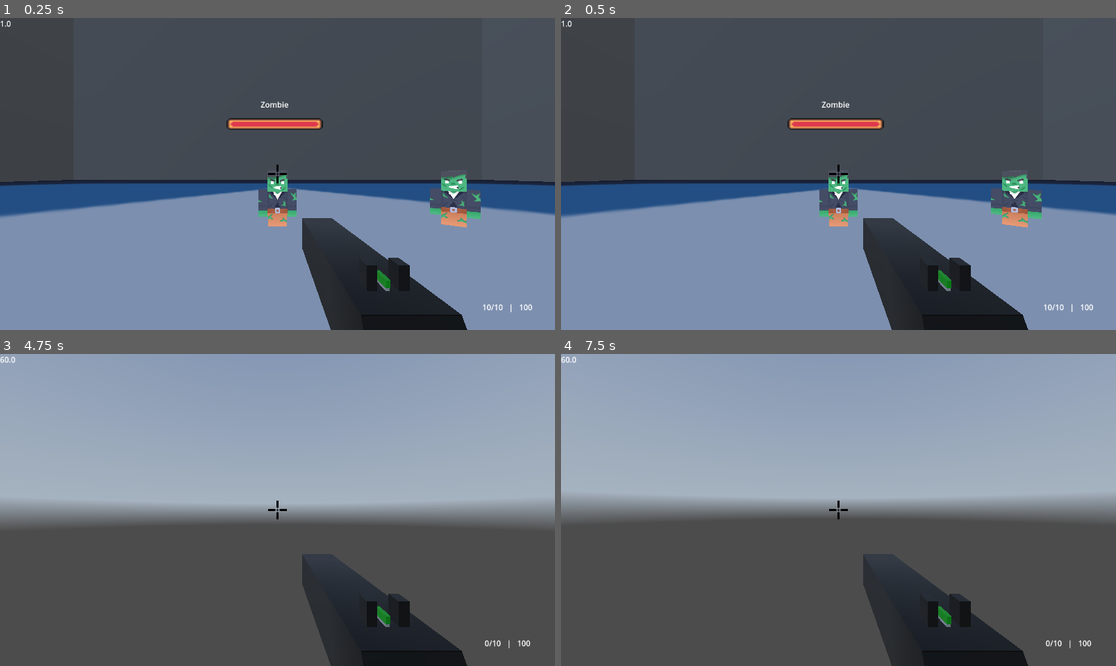
Above: before the commit, frames 1-4 (two rows, left to right).
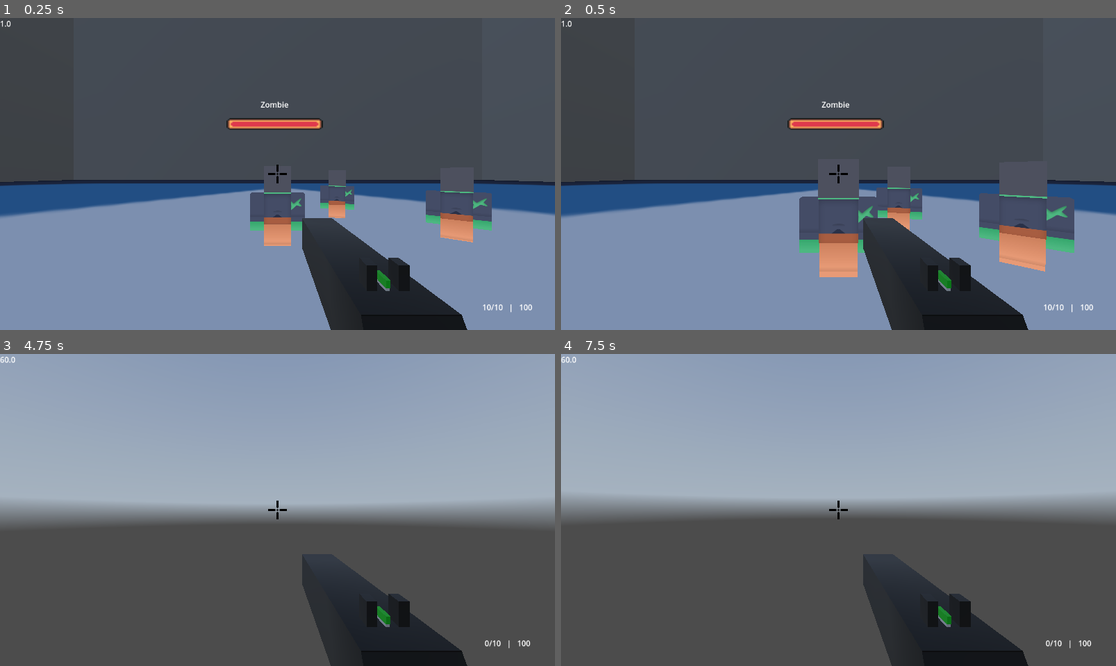
Above: after the commit, the same moments.

Repository: IgorMianowany/LooterShooterScooter
Game: Godot game, scene res://world.tscn
Same seed, same stepped clock (60 frames per second), same inputs: the game is played once before the commit and once after it. The engine's default icon, where the game draws it, is replaced by a stand-in: a white triangle on a blue panel in a dark square. A sky picture missing from this copy of the repository is replaced by a grey-blue gradient.
Inputs (mouse positions are in pixels of both pictures, inside the frame that each line leads up to):
- Up to frame 1 (0.25 s): no input
- Up to frame 2 (0.5 s): no input
- Up to frame 3 (4.75 s): move the mouse to (305, 510) at 0.52 s; press the mouse at (305, 510) at 0.53 s; hold W (forward) from 0.53 s (still down); tap Space (jump) at 0.77, 1.52, 3.02, 3.77, 4.52 s; move the mouse to (249, 510) at 1.27 s; release the mouse at (249, 510) at 1.28 s; click (249, 510) at 1.35 s; move the mouse to (288, 503) at 2.02 s; press the mouse at (288, 503) at 2.03 s; move the mouse to (271, 516) at 2.77 s; release the mouse at (271, 516) at 2.78 s; click (271, 516) at 2.85 s; move the mouse to (316, 513) at 3.52 s; press the mouse at (316, 513) at 3.53 s; move the mouse to (233, 506) at 4.27 s; release the mouse at (233, 506) at 4.28 s; click (233, 506) at 4.35 s
- Up to frame 4 (7.5 s): tap Enter at 5, 6.5 s; move the mouse to (844, 510) at 5.02 s; press the mouse at (844, 510) at 5.03 s; tap Space (jump) at 5.75, 6.02, 6.77, 7.25 s; move the mouse to (816, 503) at 5.77 s; release W (forward) at 5.78 s; release the mouse at (816, 503) at 5.78 s; hold D (right) 5.78-6.53 s; click (816, 503) at 5.85 s; move the mouse to (866, 510) at 6.52 s; press the mouse at (866, 510) at 6.53 s; hold W (forward) from 6.53 s (still down); move the mouse to (810, 510) at 7.27 s; release the mouse at (810, 510) at 7.28 s; click (810, 510) at 7.35 s

The runs differ from the first frame. In frame 1, 3.3% of the frame differs, in the area x 45-89%, y 50-74%; in frame 2, 7.3%, in the area x 42-93%, y 50-84%; in frame 3, less than 0.1%; in frame 4, nothing differs.

Commit message:
added basic enemy colliding

Diff:
--- a/enemy.gd
+++ b/enemy.gd
@@ -3,11 +3,20 @@
 
 var health : float = 100
 var max_health : float = 100
-@export var player : Player
+var player : Player
+var player_in_range : bool = false
+var speed : float = 10
+var move_dir : Vector3
 
-func _process(_delta):
+func _process(delta):
+	if player == null:
+		return
 	look_at(player.global_position)
 	rotate(Vector3(0,1,0), deg_to_rad(180))
+	var distance_to_player = global_position.distance_to(player.global_position)
+	if distance_to_player > 5:
+		move_dir = global_position.direction_to(player.global_position)
+		global_position += move_dir * speed * delta
 
 func take_damage(damage : float):
 	health -= damage
@@ -17,8 +26,13 @@
 		queue_free()
 
 
-func _on_player_detection_range_area_entered(area: Area3D) -> void:
-	print(area.name)
+func _on_player_detection_range_area_entered(_area: Area3D) -> void:
+	player_in_range = true
+	player = _area.get_parent()
+func _on_player_detection_range_area_exited(_area: Area3D) -> void:
+	player_in_range = false
+	player = null
+
 
 func _display_damage(damage : float, is_critical : bool = false):
 	if damage <= 0:
@@ -58,3 +72,7 @@
 	).set_ease(Tween.EASE_IN).set_delay(0.5)
 
 	await tween.finished
+
+func _on_collision_area_area_entered(area: Area3D) -> void:
+	var knockback_dir = area.global_position.direction_to(global_position)
+	global_position += knockback_dir * .25
--- a/enemy.tscn
+++ b/enemy.tscn
@@ -21,6 +21,10 @@
 
 [node name="CollisionShape3D" type="CollisionShape3D" parent="Hurtbox"]
 
+[node name="CollisionArea" type="Area3D" parent="."]
+
+[node name="CollisionShape3D" type="CollisionShape3D" parent="CollisionArea"]
+
 [node name="Sprite3D" type="Sprite3D" parent="."]
 texture = SubResource("ViewportTexture_4gyqm")
 
@@ -29,9 +33,13 @@
 [node name="CollisionShape3D" type="CollisionShape3D" parent="RayCastHitbox"]
 
 [node name="PlayerDetectionRange" type="Area3D" parent="."]
+collision_layer = 0
+collision_mask = 8
+monitorable = false
 
 [node name="CollisionShape3D" type="CollisionShape3D" parent="PlayerDetectionRange"]
 shape = SubResource("SphereShape3D_iifgy")
+debug_color = Color(0.9697884, 0.115281604, 0.33965302, 0.41960785)
 
 [node name="DamageNumbersOrigin" type="Node3D" parent="."]
 
@@ -42,4 +50,7 @@
 size = Vector2i(100, 100)
 script = ExtResource("3_epg4t")
 
+[connection signal="area_entered" from="Hurtbox" to="." method="_on_hurtbox_area_entered"]
+[connection signal="area_entered" from="CollisionArea" to="." method="_on_collision_area_area_entered"]
 [connection signal="area_entered" from="PlayerDetectionRange" to="." method="_on_player_detection_range_area_entered"]
+[connection signal="area_exited" from="PlayerDetectionRange" to="." method="_on_player_detection_range_area_exited"]
--- a/player.tscn
+++ b/player.tscn
@@ -10,9 +10,10 @@
 radius = 0.966793
 height = 3.0056
 
+[sub_resource type="SphereShape3D" id="SphereShape3D_sweqy"]
+
 [node name="Player" node_paths=PackedStringArray("camera_controller", "weapon") instance=ExtResource("1_4flbx")]
-collision_layer = 9
-collision_mask = 9
+collision_layer = 0
 script = ExtResource("2_onrkg")
 camera_controller = NodePath("Camera3D")
 weapon = NodePath("Camera3D/WeaponsBackpack/Pistol")
@@ -34,6 +35,7 @@
 
 [node name="CollisionShape3D" type="CollisionShape3D" parent="." index="2"]
 transform = Transform3D(1, 0, 0, 0, 1, 0, 0, 0, 1, 0, 1.40752, 0)
+visible = false
 shape = SubResource("CapsuleShape3D_onrkg")
 
 [node name="Camera3D" type="Camera3D" parent="." index="3"]
@@ -50,6 +52,7 @@
 
 [node name="RayCast3D" type="RayCast3D" parent="Camera3D" index="1"]
 transform = Transform3D(-1, 8.742278e-08, 0, 3.821371e-15, 4.371139e-08, 1, 8.742278e-08, 1, -4.371139e-08, 0, 0, 0)
+visible = false
 target_position = Vector3(0, -100, 0)
 collision_mask = 128
 collide_with_areas = true
@@ -57,3 +60,13 @@
 debug_shape_thickness = 5
 
 [node name="PlayerUI" parent="." index="4" instance=ExtResource("3_i3pqv")]
+
+[node name="DetectionArea" type="Area3D" parent="." index="5"]
+visible = false
+collision_layer = 8
+collision_mask = 0
+monitoring = false
+
+[node name="CollisionShape3D" type="CollisionShape3D" parent="DetectionArea" index="0"]
+transform = Transform3D(1, 0, 0, 0, 1, 0, 0, 0, 1, 0, 1.6401591, 0)
+shape = SubResource("SphereShape3D_sweqy")
--- a/world.tscn
+++ b/world.tscn
@@ -135,10 +135,20 @@
 [node name="WorldEnvironment" type="WorldEnvironment" parent="."]
 environment = SubResource("Environment_dwbse")
 
-[node name="Zombie" parent="." node_paths=PackedStringArray("player") instance=ExtResource("4_aqk2v")]
+[node name="Zombie" parent="." instance=ExtResource("4_aqk2v")]
 transform = Transform3D(1, 0, 0, 0, 1, 0, 0, 0, 1, 0, 0, -9.03318)
-player = NodePath("../Player")
 
-[node name="Zombie2" parent="." node_paths=PackedStringArray("player") instance=ExtResource("4_aqk2v")]
+[node name="Zombie2" parent="." instance=ExtResource("4_aqk2v")]
 transform = Transform3D(1, 0, 0, 0, 1, 0, 0, 0, 1, 7.487113, 0, -9.03318)
-player = NodePath("../Player")
+
+[node name="Zombie3" parent="." instance=ExtResource("4_aqk2v")]
+transform = Transform3D(1, 0, 0, 0, 1, 0, 0, 0, 1, 7.4369483, 4.7683716e-07, -1.9258671)
+
+[node name="Zombie4" parent="." instance=ExtResource("4_aqk2v")]
+transform = Transform3D(1, 0, 0, 0, 1, 0, 0, 0, 1, 3.6051347, 0, -12.846708)
+
+[node name="Zombie5" parent="." instance=ExtResource("4_aqk2v")]
+transform = Transform3D(1, 0, 0, 0, 1, 0, 0, 0, 1, 7.487113, 0, -9.03318)
+
+[node name="Zombie6" parent="." instance=ExtResource("4_aqk2v")]
+transform = Transform3D(1, 0, 0, 0, 1, 0, 0, 0, 1, 13.314573, 0, -5.8648934)
--- a/zombie.gd
+++ b/zombie.gd
@@ -1,9 +1,9 @@
 class_name Zombie
 extends Enemy
 
-var move_dir : Vector3
 
 func _process(delta):
 	super(delta)
-	$"character-l".look_at(Vector3.FORWARD)
-	$"character-l".rotate(Vector3(0,1,0), deg_to_rad(180))
+	#$"character-l".look_at(Vector3.FORWARD)
+	#$"character-l".rotate(Vector3(0,1,0), deg_to_rad(180))
+	$"character-l".look_at(move_dir)
--- a/zombie.tscn
+++ b/zombie.tscn
@@ -1857,6 +1857,9 @@
 radius = 1.11268
 height = 3.42253
 
+[sub_resource type="BoxShape3D" id="BoxShape3D_jmu02"]
+size = Vector3(2.3150024, 3.4764404, 1)
+
 [sub_resource type="ViewportTexture" id="ViewportTexture_roy8y"]
 viewport_path = NodePath("SubViewport")
 
@@ -1914,11 +1917,15 @@
 transform = Transform3D(1, 0, 0, 0, 1, 0, 0, 0, 1, 0, 1.03798, 0)
 shape = SubResource("CapsuleShape3D_roy8y")
 
-[node name="Sprite3D" parent="." index="3"]
+[node name="CollisionShape3D" parent="CollisionArea" index="0"]
+transform = Transform3D(1, 0, 0, 0, 1, 0, 0, 0, 1, -0.049957275, 1.2382202, 0)
+shape = SubResource("BoxShape3D_jmu02")
+
+[node name="Sprite3D" parent="." index="4"]
 transform = Transform3D(4.05362, 0, 0, 0, 3.77242, 0, 0, 0, 1, 0, 3.19707, 0)
 texture = SubResource("ViewportTexture_roy8y")
 
-[node name="RayCastHitbox" parent="." index="4"]
+[node name="RayCastHitbox" parent="." index="5"]
 collision_layer = 128
 collision_mask = 0
 monitoring = false
@@ -1927,5 +1934,4 @@
 transform = Transform3D(1, 0, 0, 0, 1, 0, 0, 0, 1, 0, 1.2898297, 0)
 shape = SubResource("CapsuleShape3D_jmu02")
 
-[connection signal="area_entered" from="Hurtbox" to="." method="_on_hurtbox_area_entered"]
 [connection signal="area_entered" from="Hurtbox" to="Hurtbox" method="_on_area_entered"]
Not shown: 1 places in player.tscn that only renumber resources
Not shown: 1 places in zombie.tscn that only renumber resources
